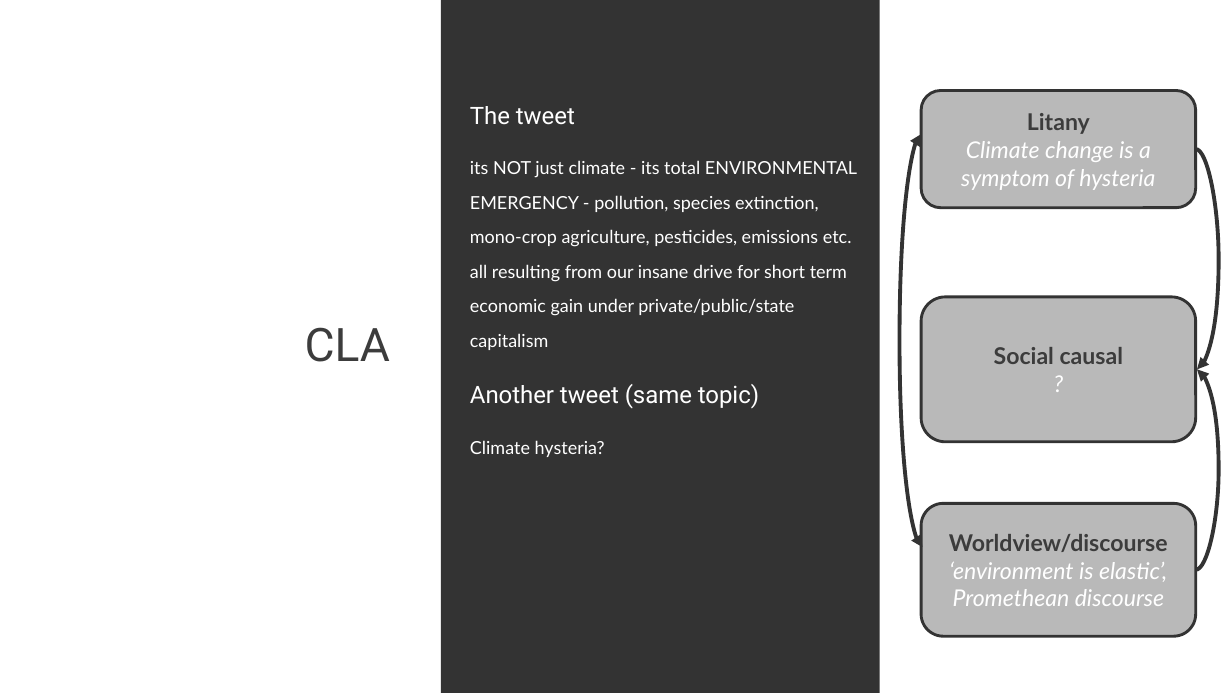
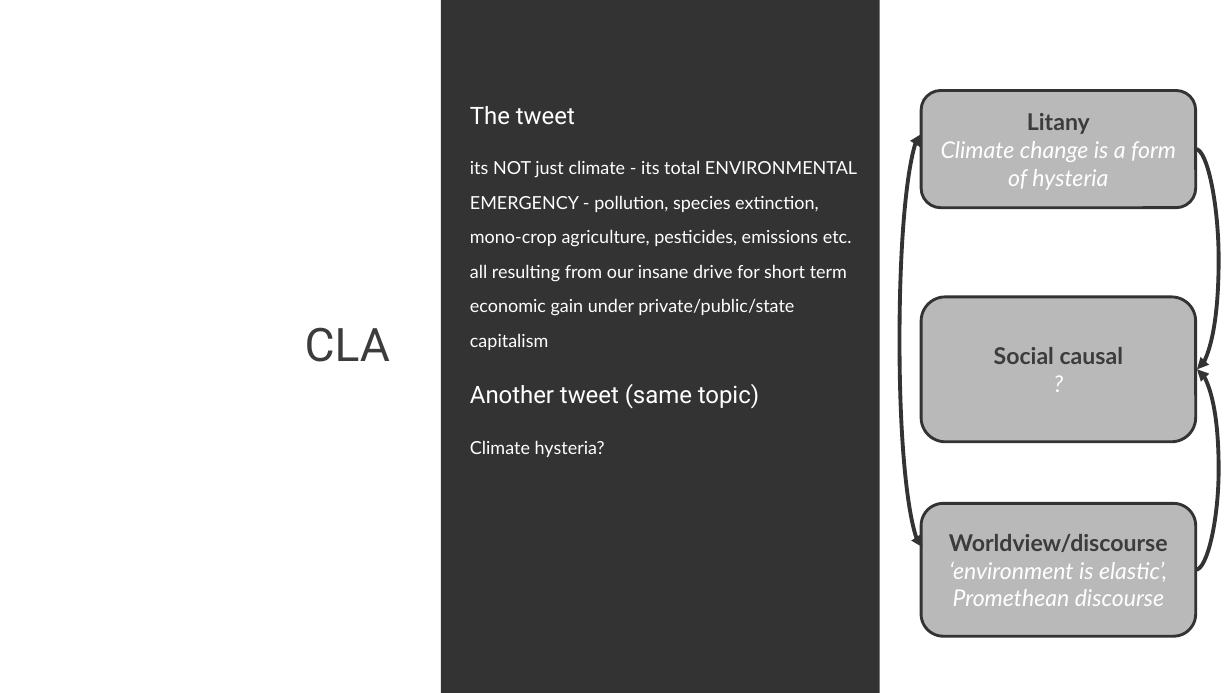
Before and after one commit to matt-lab/matt-lab.github.io, a slide deck: slide 17 of assets/presentations/data2019.pptx. Drawn at 1232x693 pixels with LibreOffice and Linux fonts; fonts in the diff are those of the drawing. Boxes give left, top, right and bottom in pixels: in the first picture for what was removed or moved away, otherwise in the second. Text is boxed around its words. In the diff, an @@ line names an element or a change of style, - is before the commit and + after.

```diff
--- a/assets/presentations/data2019.pptx
+++ b/assets/presentations/data2019.pptx
@@ text in rounded rectangle at [941, 141, 1176, 190]: text changed @@
-Climate change is a symptom of hysteria
+Climate change is a form of hysteria
```
Also in this commit, not shown: 19 other slides changed, 1 slide added, 1 slide removed, 3 other files.
